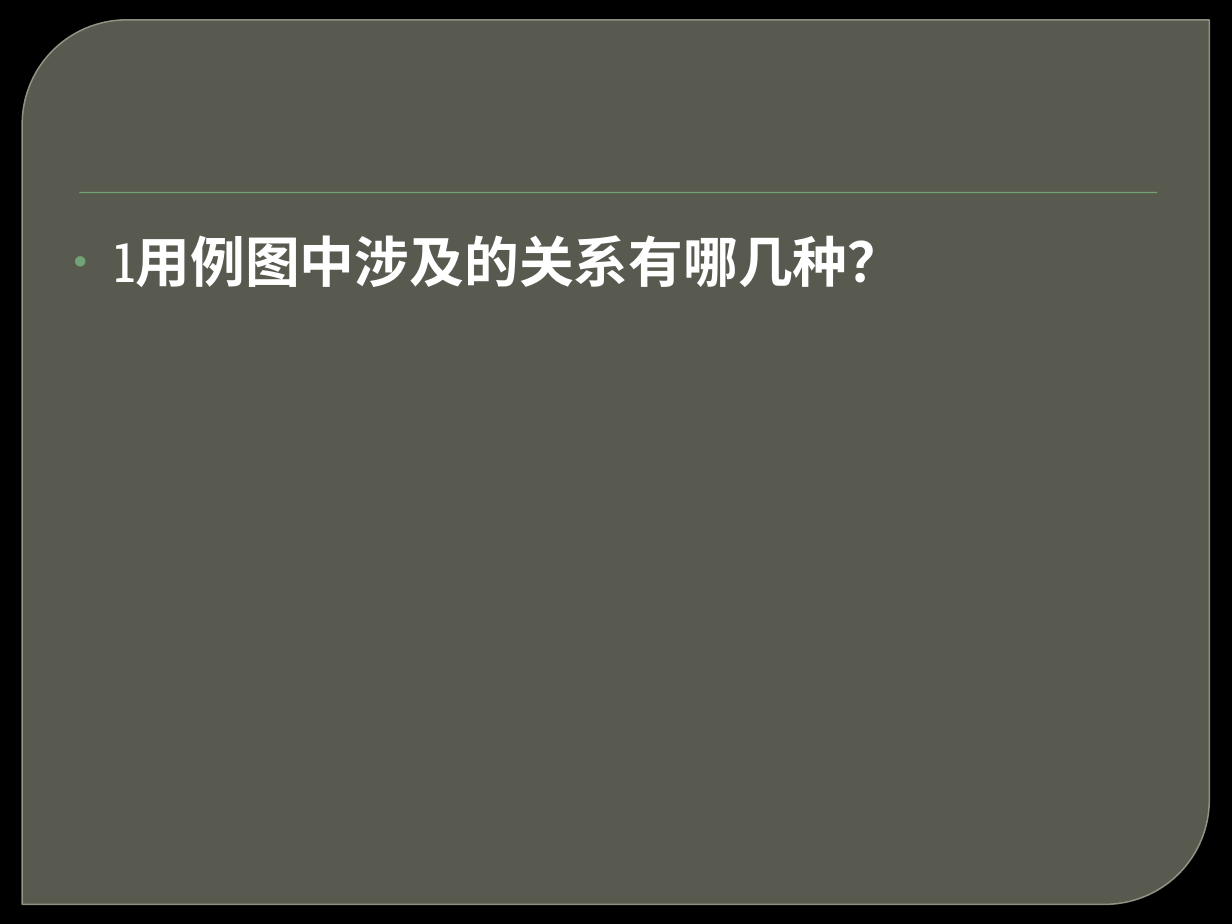
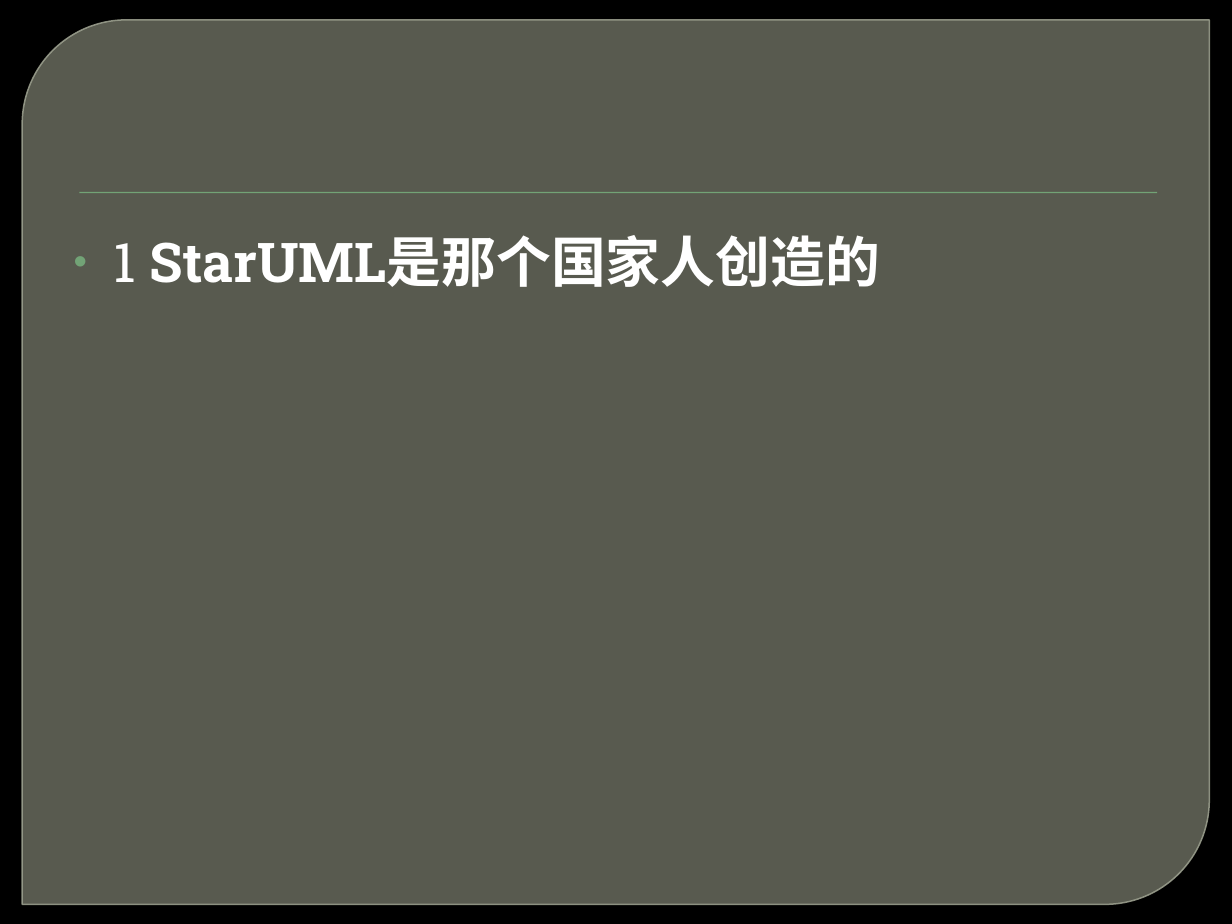
Before and after one commit to shangzhaoxiaozi/PRD-21, a slide deck: slide 40 of PRD-21-C2/非受控文档/本周提交文档/UML建模工具—StarUML使用介绍.pptx. Drawn at 1232x924 pixels with LibreOffice and Linux fonts; fonts in the diff are those of the drawing; background and template pictures are left out. Boxes give left, top, right and bottom in pixels: in the first picture for what was removed or moved away, otherwise in the second. Text is boxed around its words. In the diff, an @@ line names an element or a change of style, - is before the commit and + after.

```diff
--- a/PRD-21-C2/非受控文档/本周提交文档/UML建模工具—StarUML使用介绍.pptx
+++ b/PRD-21-C2/非受控文档/本周提交文档/UML建模工具—StarUML使用介绍.pptx
@@ text at box(113, 235, 880, 287): text changed @@
-• 1用例图中涉及的关系有哪几种？
+• 1 StarUML是那个国家人创造的
```
Also in this commit, not shown: 1 other slide changed.
